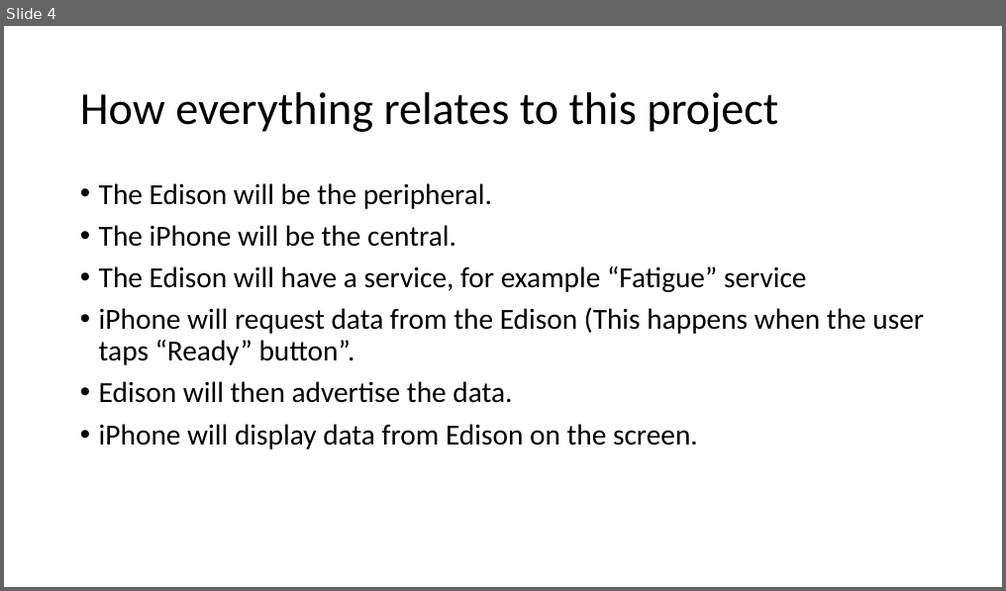
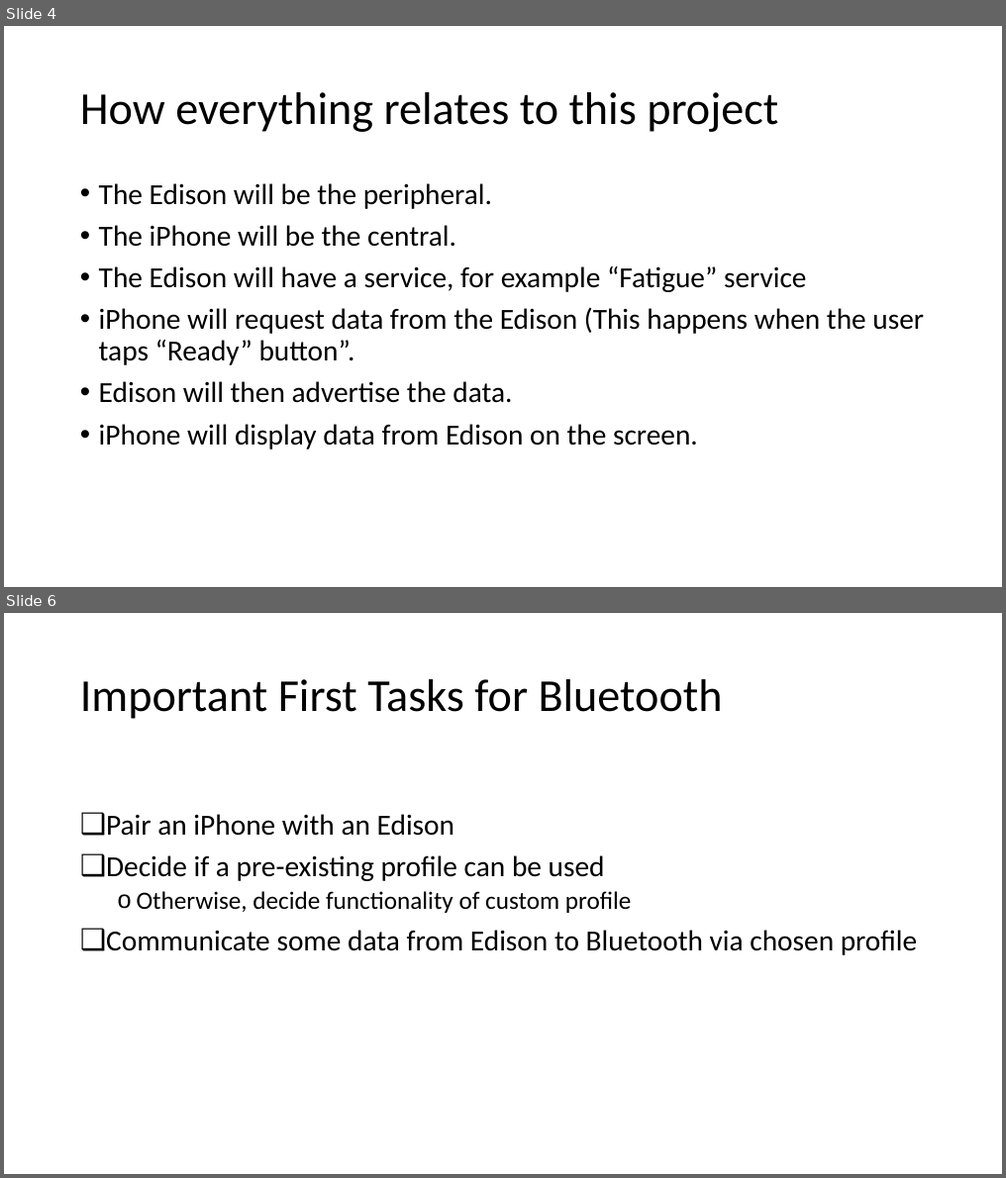
Before and after one commit to capstone411/SHAF, a slide deck: Capstone/presentations/Bluetooth Low Energy.pptx. Shown one above the other, each under a label of ours: slide 4 before the commit, slides 4 and 6 after it; the slides between them are not shown. The pictures are 1006x591 and 1006x1178 pixels, drawn with LibreOffice and Linux fonts; fonts in the diff are those of the drawing. Boxes give left, top, right and bottom in pixels: in the first picture for what was removed or moved away, otherwise in the second. Text is boxed around its words. In the diff, an @@ line names an element or a change of style, - is before the commit and + after.

Commit message:
Presentations for Feb. 24 Meeting
- Updated Project doc
- Added to Bluetooth slide
- Edited and added to “sEMG Signal Analysis” slide
- Added new project schedule

```diff
--- a/Capstone/presentations/Bluetooth Low Energy.pptx
+++ b/Capstone/presentations/Bluetooth Low Energy.pptx
@@ slide 6 added at (4,613,1002,1174), background #FFFFFF @@
@@ title added at (80,679,723,719), 44 pt, text #000000 @@
+Important First Tasks for Bluetooth
@@ text added at (106,814,918,956), 28 pt, text #000000 @@
+❑ Pair an iPhone with an Edison
+❑ Decide if a pre-existing profile can be used
+  o Otherwise, decide functionality of custom profile
+❑ Communicate some data from Edison to Bluetooth via chosen profile
```
Also in this commit, not shown: 1 slide changed, 1 other slide added, 3 other files.
